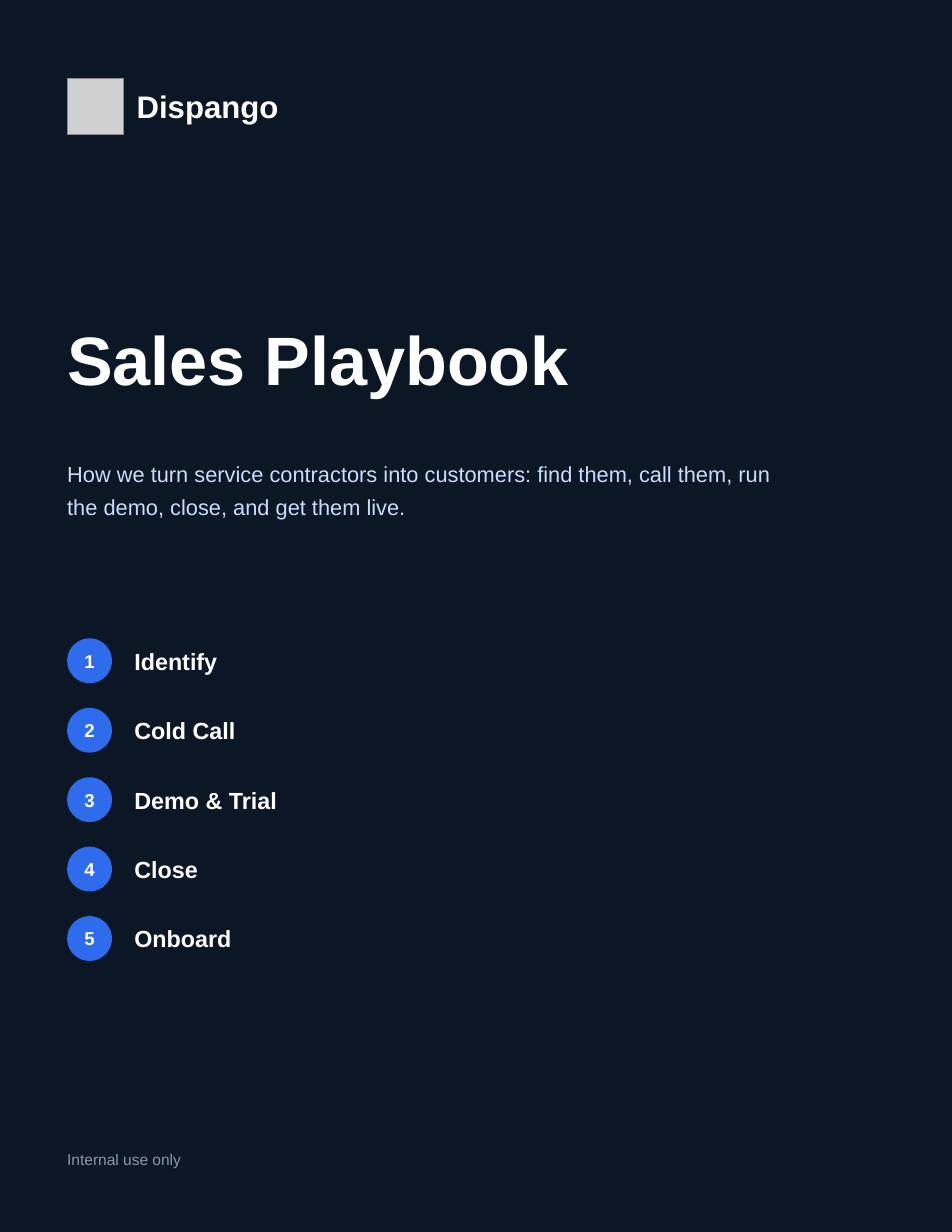
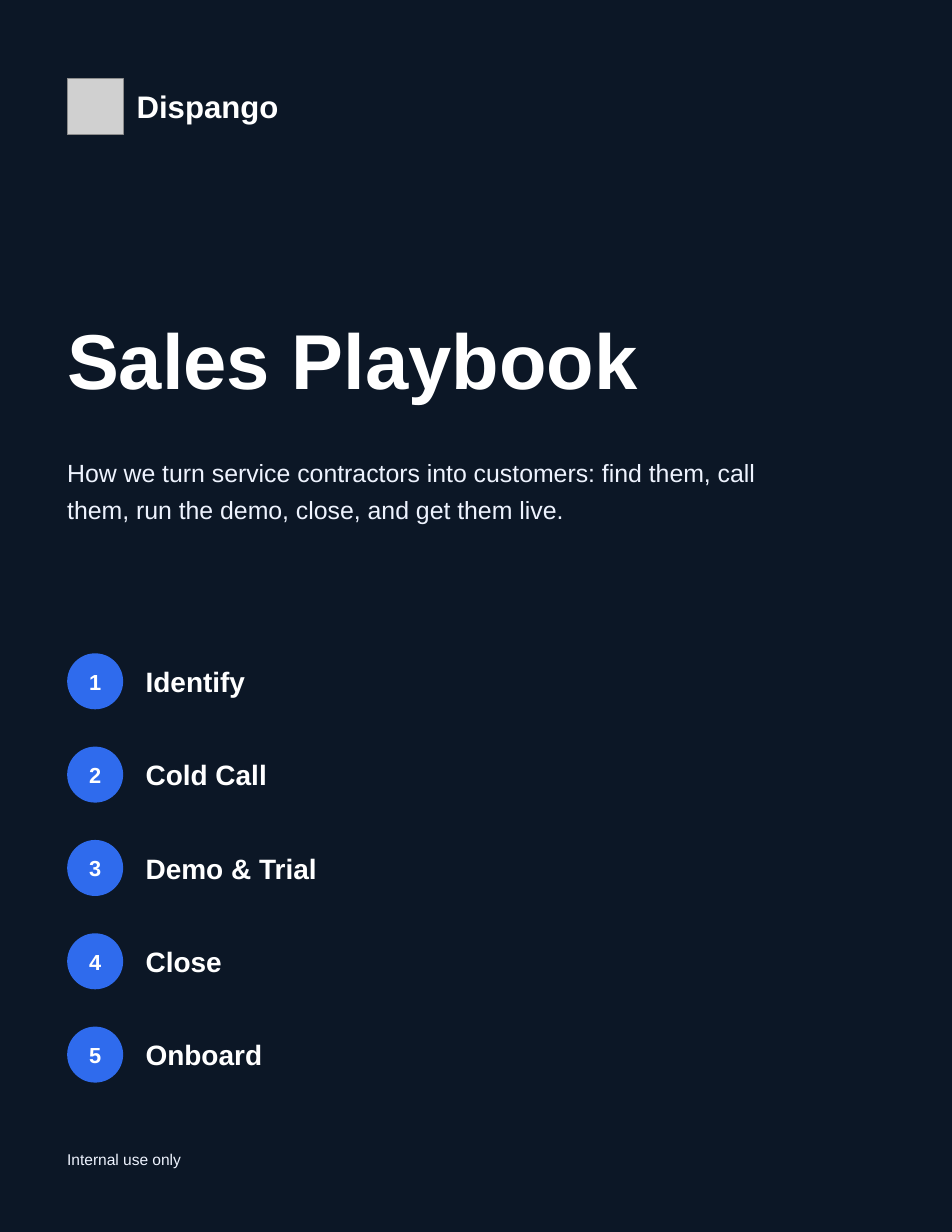
Before and after one commit to miguelangelsegura/mj-locksmith-webhook, a slide deck: slide 1 of sales/Dispango-sales-playbook.pptx. Drawn at 952x1232 pixels with LibreOffice and Linux fonts; fonts in the diff are those of the drawing; grey boxes stand for pictures. Boxes give left, top, right and bottom in pixels: in the first picture for what was removed or moved away, otherwise in the second. Text is boxed around its words. In the diff, an @@ line names an element or a change of style, - is before the commit and + after.

```diff
--- a/sales/Dispango-sales-playbook.pptx
+++ b/sales/Dispango-sales-playbook.pptx
@@ text "Sales Playbook" at bbox=[67, 332, 638, 404]: size 44 to 50 pt @@
@@ text "How we turn service contractors ..." at bbox=[67, 464, 755, 524]: size 14 to 16 pt, text colour #CADCFC to #EEF3FE @@
@@ text "1": place and size @@
-text "1" at bbox=[84, 655, 94, 668]
+text "1" at bbox=[89, 675, 101, 690]
@@ ellipse: place and size @@
-ellipse at bbox=[67, 638, 112, 683]
+ellipse at bbox=[67, 653, 123, 709]
@@ text "Identify": place and size @@
-text "Identify" at bbox=[134, 653, 217, 675]
+text "Identify" at bbox=[146, 671, 245, 697]
@@ text "2": place and size @@
-text "2" at bbox=[84, 724, 94, 737]
+text "2" at bbox=[89, 768, 101, 783]
@@ ellipse: place and size @@
-ellipse at bbox=[67, 708, 112, 753]
+ellipse at bbox=[67, 747, 123, 803]
@@ text "Cold Call": place and size @@
-text "Cold Call" at bbox=[134, 722, 236, 740]
+text "Cold Call" at bbox=[146, 764, 266, 786]
@@ text "3": place and size @@
-text "3" at bbox=[84, 794, 94, 807]
+text "3" at bbox=[89, 861, 101, 877]
@@ ellipse: place and size @@
-ellipse at bbox=[67, 777, 112, 822]
+ellipse at bbox=[67, 840, 123, 896]
@@ text "Demo & Trial": place and size @@
-text "Demo & Trial" at bbox=[134, 792, 277, 810]
+text "Demo & Trial" at bbox=[146, 858, 317, 880]
@@ text "4": place and size @@
-text "4" at bbox=[84, 863, 94, 876]
+text "4" at bbox=[89, 955, 101, 970]
@@ ellipse: place and size @@
-ellipse at bbox=[67, 847, 112, 892]
+ellipse at bbox=[67, 933, 123, 989]
@@ text "Close": place and size @@
-text "Close" at bbox=[134, 861, 197, 879]
+text "Close" at bbox=[146, 951, 222, 973]
@@ size 12 to 14 pt in 5 elements at bbox=[89, 675, 101, 690], bbox=[89, 768, 101, 783], bbox=[89, 861, 101, 877], bbox=[89, 955, 101, 970], bbox=[89, 1048, 101, 1063] @@
@@ text "5": place and size @@
-text "5" at bbox=[84, 932, 94, 945]
+text "5" at bbox=[89, 1048, 101, 1063]
@@ ellipse: place and size @@
-ellipse at bbox=[67, 916, 112, 961]
+ellipse at bbox=[67, 1027, 123, 1083]
@@ size 15 to 18 pt in 5 elements at bbox=[146, 671, 245, 697], bbox=[146, 764, 266, 786], bbox=[146, 858, 317, 880], bbox=[146, 951, 222, 973], bbox=[146, 1044, 263, 1066] @@
@@ text "Onboard": place and size @@
-text "Onboard" at bbox=[134, 930, 231, 948]
+text "Onboard" at bbox=[146, 1044, 263, 1066]
@@ text "Internal use only" at bbox=[67, 1153, 180, 1168]: text colour #8A97A8 to #EEF3FE @@
```
Also in this commit, not shown: 8 other slides changed, 1 other file.
